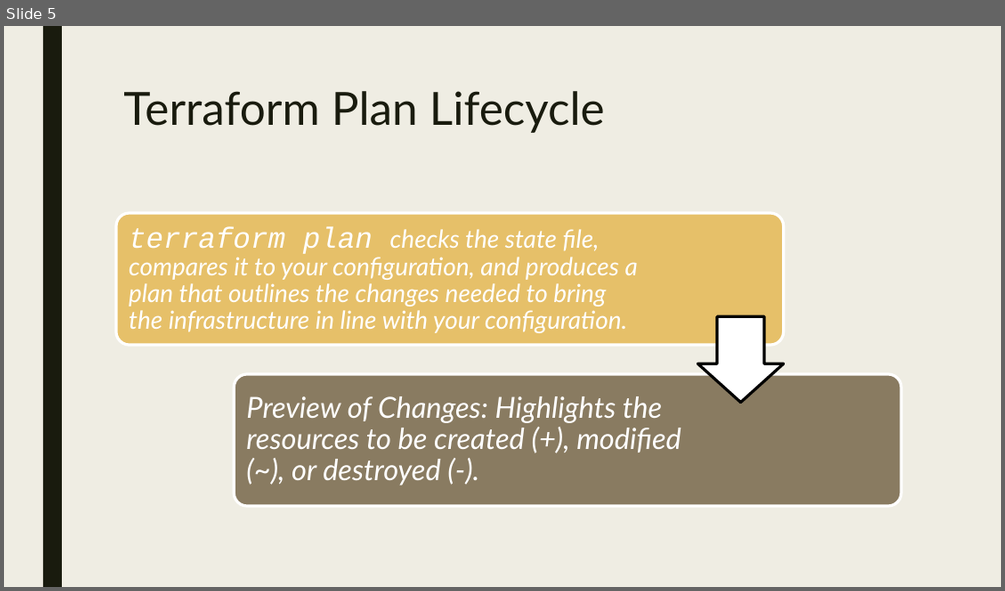
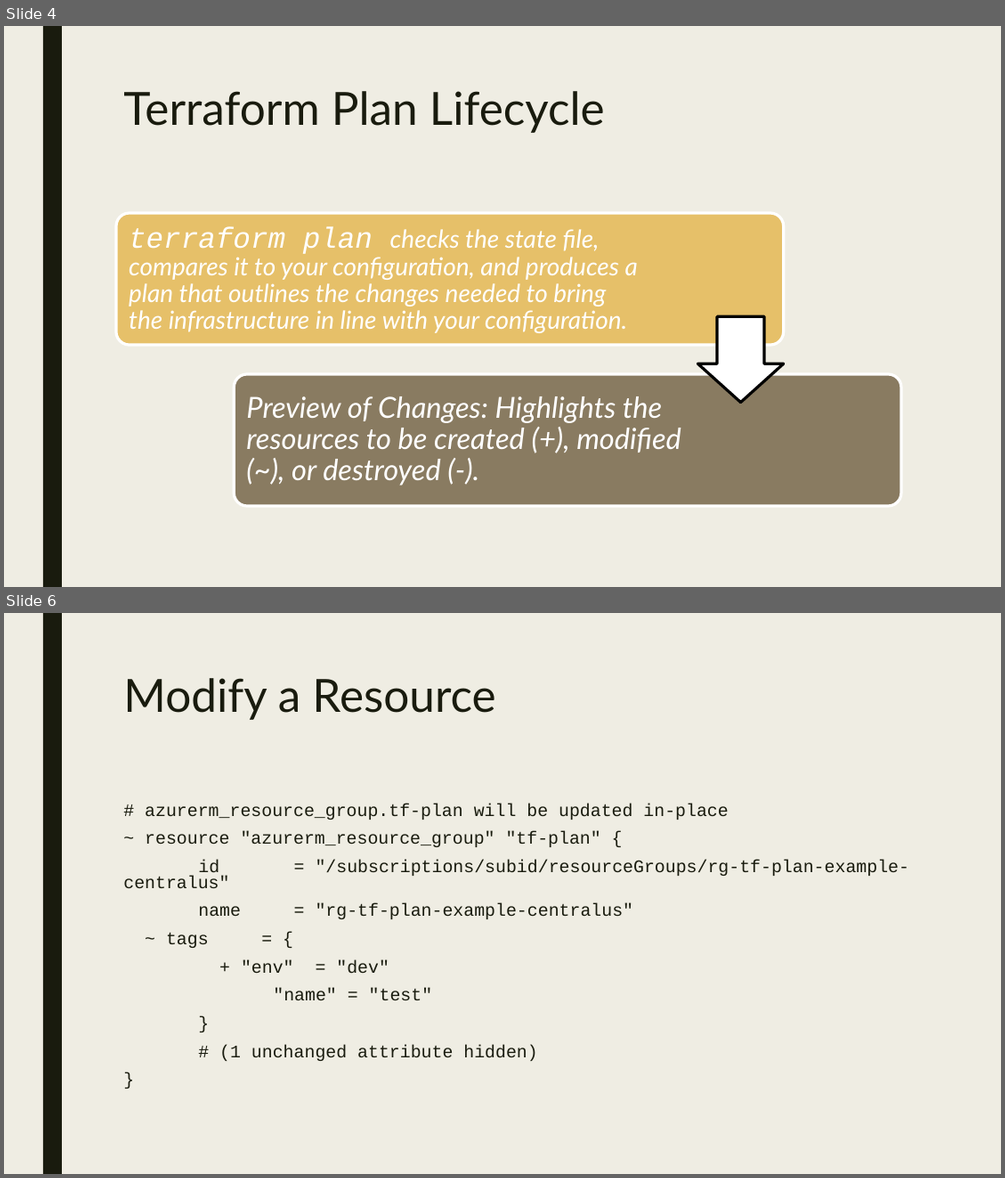
Before and after one commit to cwoodruff/terraform-workshop, a slide deck: slides/4-Provisioning Infrastructure.pptx. Shown one above the other, each under a label of ours: slide 5 before the commit, slides 4 and 6 after it; the slides between them are not shown. The pictures are 1005x591 and 1005x1178 pixels, drawn with LibreOffice and Linux fonts; fonts in the diff are those of the drawing. Boxes give left, top, right and bottom in pixels: in the first picture for what was removed or moved away, otherwise in the second. Text is boxed around its words. In the diff, an @@ line names an element or a change of style, - is before the commit and + after.

```diff
--- a/slides/4-Provisioning Infrastructure.pptx
+++ b/slides/4-Provisioning Infrastructure.pptx
@@ slide 6 added at bbox=[4, 613, 1001, 1174], background #EFEDE3; not listed: 1 template element that a slide beside it also shows @@
@@ title added at bbox=[123, 678, 495, 720], 44 pt, text #191B0E @@
+Modify a Resource
@@ text added at bbox=[145, 803, 910, 1061], 17 pt, text #191B0E @@
+# azurerm_resource_group.tf-plan will be updated in-place
+~ resource "azurerm_resource_group" "tf-plan" {
+id = "/subscriptions/subid/resourceGroups/rg-tf-plan-example-centralus"
+name = "rg-tf-plan-example-centralus"
+~ tags = {
++ "env" = "dev"
+"name" = "test"
+}
+# (1 unchanged attribute hidden)
+}
@@ what was slide 5 is now slide 4 @@
```
Also in this commit, not shown: 1 slide changed, 3 other slides added, 2 other files.
